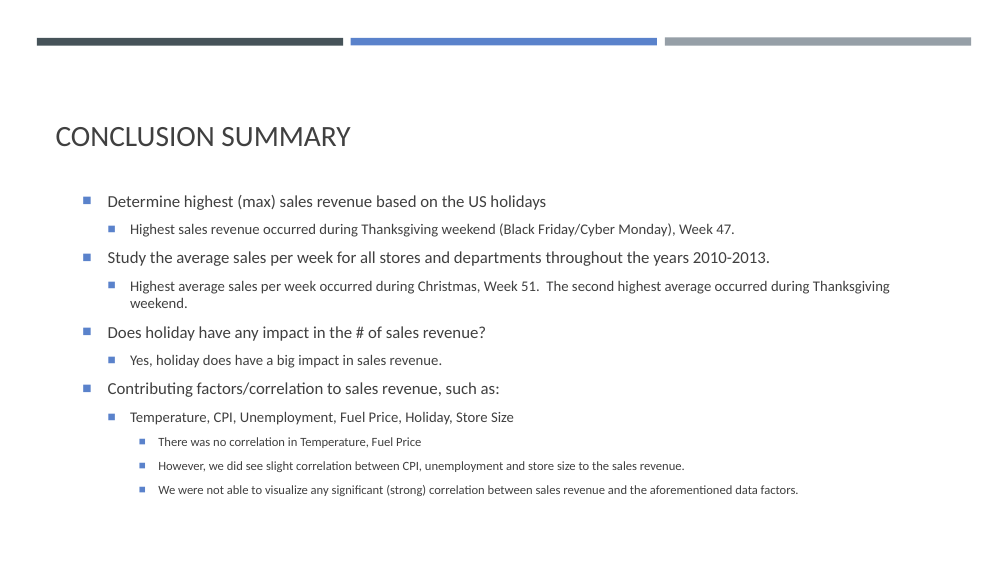
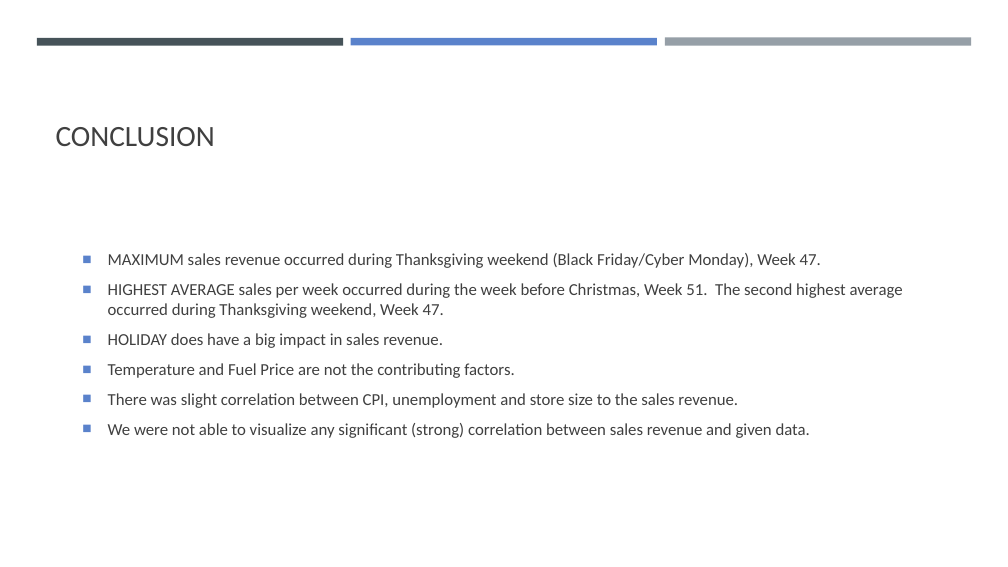
Before and after one commit to tbhaijee/Walmart-Sales-Predications, a slide deck: slide 18 of Project 1 PPT Slides.pptx. Drawn at 1008x567 pixels with LibreOffice and Linux fonts; fonts in the diff are those of the drawing. Boxes give left, top, right and bottom in pixels: in the first picture for what was removed or moved away, otherwise in the second. Text is boxed around its words. In the diff, an @@ line names an element or a change of style, - is before the commit and + after.

```diff
--- a/Project 1 PPT Slides.pptx
+++ b/Project 1 PPT Slides.pptx
@@ title at [56,127,215,146]: text changed @@
-CONCLUSION SUMMARY
+CONCLUSION
@@ text at [108,253,903,438]: text changed; size 14 to 16 pt @@
-  ■ Determine highest (max) sales revenue based on the US holidays
-    ■ Highest sales revenue occurred during Thanksgiving weekend (Black Friday/Cyber Monday), Week 47.
-  ■ Study the average sales per week for all stores and departments throughout the years 2010-2013.
-    ■ Highest average sales per week occurred during Christmas, Week 51. The second highest average occurred during Thanksgiving weekend.
-  ■ Does holiday have any impact in the # of sales revenue?
-    ■ Yes, holiday does have a big impact in sales revenue.
-  ■ Contributing factors/correlation to sales revenue, such as:
-    ■ Temperature, CPI, Unemployment, Fuel Price, Holiday, Store Size
-      ■ There was no correlation in Temperature, Fuel Price
-      ■ However, we did see slight correlation between CPI, unemployment and store size to the sales revenue.
-      ■ We were not able to visualize any significant (strong) correlation between sales revenue and the aforementioned data factors.
+  ■ MAXIMUM sales revenue occurred during Thanksgiving weekend (Black Friday/Cyber Monday), Week 47.
+  ■ HIGHEST AVERAGE sales per week occurred during the week before Christmas, Week 51. The second highest average occurred during Thanksgiving weekend, Week 47.
+  ■ HOLIDAY does have a big impact in sales revenue.
+  ■ Temperature and Fuel Price are not the contributing factors.
+  ■ There was slight correlation between CPI, unemployment and store size to the sales revenue.
+  ■ We were not able to visualize any significant (strong) correlation between sales revenue and given data.
```
Also in this commit, not shown: 9 other slides changed.
